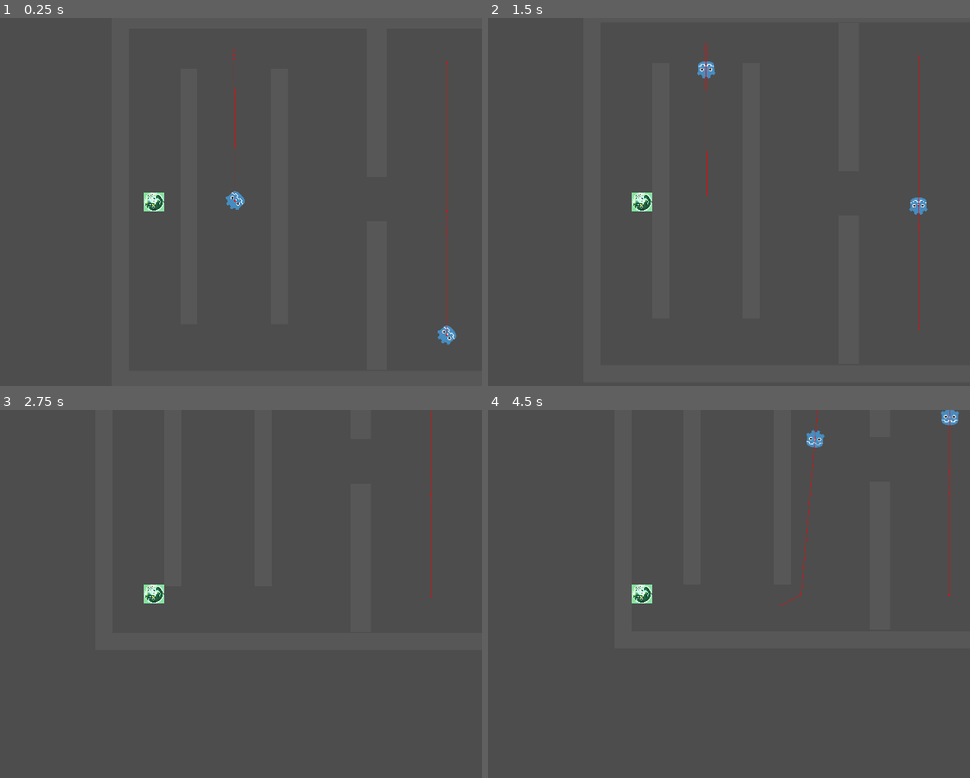
Above: before the commit, frames 1-4 (two rows, left to right).
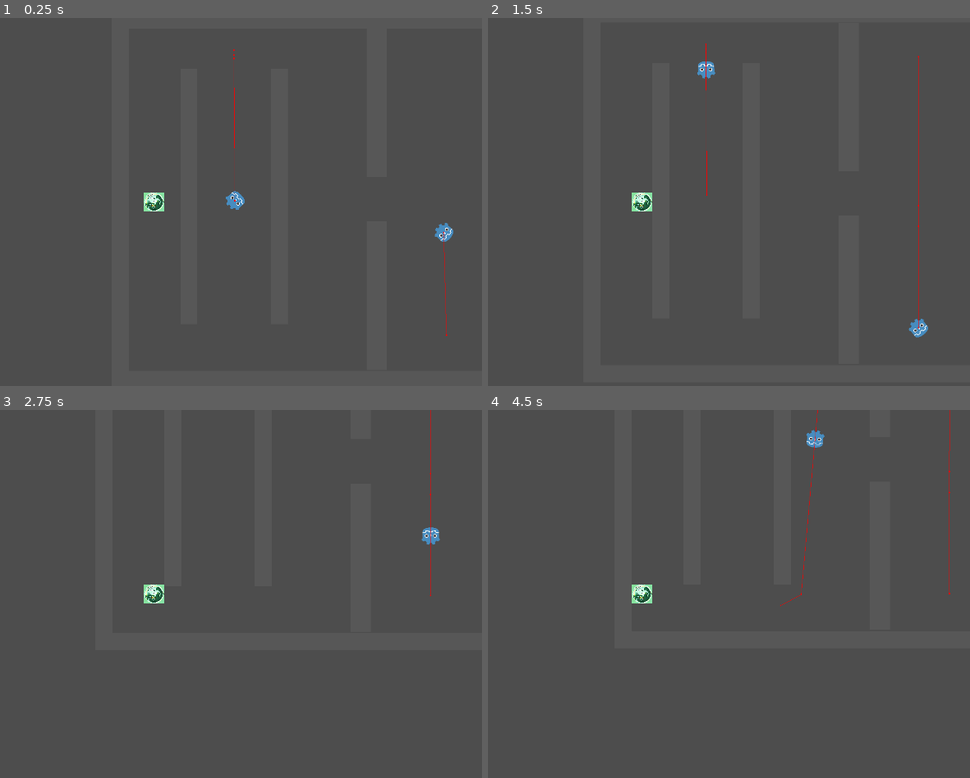
Above: after the commit, the same moments.

Repository: AmirH32/Bot-Or-Not
Game: Godot game, scene res://scenes/levels/level_2.tscn
Two runs of this game, one before a commit and one after it. Both use one fixed random seed, a clock stepped at 60 frames per second and the inputs below. This scene is started directly instead of the project's main scene.
Inputs:
- Up to frame 1 (0.25 s): no input
- Up to frame 2 (1.5 s): hold Right (ui_right) 0.53-1.28 s; hold Down (ui_down) from 1.28 s (still down)
- Up to frame 3 (2.75 s): release Down (ui_down) at 2.03 s; hold Right (ui_right) from 2.03 s (still down)
- Up to frame 4 (4.5 s): release Right (ui_right) at 2.78 s; hold Up (ui_up) 2.78-3.53 s; hold Left (ui_left) from 3.53 s (still down)

The runs differ from the first frame. In frame 1, 0.4% of the frame differs, in the area x 90-95%, y 11-89%; in frame 2, 0.3%; in frame 3, 0.1%; in frame 4, 0.3%.

Commit message:
updated level 2

Diff:
--- a/scenes/levels/level_2.tscn
+++ b/scenes/levels/level_2.tscn
@@ -3,6 +3,13 @@
 [ext_resource type="PackedScene" uid="uid://vnwr3jimmylu" path="res://scenes/levels/level_template.tscn" id="1_01fsc"]
 [ext_resource type="PackedScene" uid="uid://bke0dgo8ox7eu" path="res://scenes/wall.tscn" id="2_s68o3"]
 [ext_resource type="PackedScene" uid="uid://bjea43707cf6s" path="res://scenes/ai_navigation.tscn" id="4_k214p"]
+
+[sub_resource type="NavigationPolygon" id="NavigationPolygon_38ce8"]
+vertices = PackedVector2Array(546, 948, 716.43, 1025, 80, 1025, 436, 948, 281, 948, 171, 948, 80, 80, 171, 138, 716.43, 80, 281, 138, 716.43, 586.344, 546, 138, 835.57, 515.656, 835.57, 80, 1865, 80, 1865, 1025, 835.57, 1025, 835.57, 586.344, 716.43, 515.656, 436, 138)
+polygons = Array[PackedInt32Array]([PackedInt32Array(0, 1, 2, 3), PackedInt32Array(4, 3, 2), PackedInt32Array(5, 4, 2), PackedInt32Array(5, 2, 6, 7), PackedInt32Array(7, 6, 8, 9), PackedInt32Array(10, 1, 0, 11), PackedInt32Array(12, 13, 14, 15), PackedInt32Array(15, 16, 17), PackedInt32Array(12, 15, 17, 18), PackedInt32Array(18, 17, 10), PackedInt32Array(18, 10, 11), PackedInt32Array(8, 18, 11), PackedInt32Array(19, 3, 4, 9), PackedInt32Array(19, 9, 8), PackedInt32Array(8, 11, 19)])
+outlines = Array[PackedVector2Array]([PackedVector2Array(24, 22, 1920, 22, 1920, 1082, 24, 1077)])
+source_geometry_mode = 1
+agent_radius = 30.0
 
 [sub_resource type="NavigationPolygon" id="NavigationPolygon_0larn"]
 vertices = PackedVector2Array(546, 948, 716.43, 1025, 80, 1025, 436, 948, 281, 948, 171, 948, 80, 80, 171, 138, 716.43, 80, 281, 138, 716.43, 586.344, 546, 138, 835.57, 515.656, 835.57, 80, 1865, 80, 1865, 1025, 835.57, 1025, 835.57, 586.344, 716.43, 515.656, 436, 138)
@@ -11,29 +18,21 @@
 source_geometry_mode = 1
 agent_radius = 30.0
 
-[sub_resource type="NavigationPolygon" id="NavigationPolygon_38ce8"]
-vertices = PackedVector2Array(546, 948, 716.43, 1025, 80, 1025, 436, 948, 281, 948, 171, 948, 80, 80, 171, 138, 716.43, 80, 281, 138, 716.43, 586.344, 546, 138, 835.57, 515.656, 835.57, 80, 1865, 80, 1865, 1025, 835.57, 1025, 835.57, 586.344, 716.43, 515.656, 436, 138)
-polygons = Array[PackedInt32Array]([PackedInt32Array(0, 1, 2, 3), PackedInt32Array(4, 3, 2), PackedInt32Array(5, 4, 2), PackedInt32Array(5, 2, 6, 7), PackedInt32Array(7, 6, 8, 9), PackedInt32Array(10, 1, 0, 11), PackedInt32Array(12, 13, 14, 15), PackedInt32Array(15, 16, 17), PackedInt32Array(12, 15, 17, 18), PackedInt32Array(18, 17, 10), PackedInt32Array(18, 10, 11), PackedInt32Array(8, 18, 11), PackedInt32Array(19, 3, 4, 9), PackedInt32Array(19, 9, 8), PackedInt32Array(8, 11, 19)])
-outlines = Array[PackedVector2Array]([PackedVector2Array(24, 22, 1920, 22, 1920, 1082, 24, 1077)])
-source_geometry_mode = 1
-agent_radius = 30.0
-
 [node name="Level1" instance=ExtResource("1_01fsc")]
 
-[node name="WinArea" parent="." index="0"]
+[node name="NavigationRegion2D" parent="." index="0"]
+navigation_polygon = SubResource("NavigationPolygon_38ce8")
+
+[node name="WinArea" parent="." index="1"]
 position = Vector2(1892, 557)
 
-[node name="Wall" parent="." index="1"]
+[node name="Wall" parent="." index="2"]
 position = Vector2(960, 25)
 scale = Vector2(1920, 50)
 
-[node name="Wall2" parent="." index="2"]
+[node name="Wall2" parent="." index="3"]
 position = Vector2(25, 540)
 scale = Vector2(50, 1080)
-
-[node name="Wall3" parent="." index="3"]
-position = Vector2(960, 1080)
-scale = Vector2(1920, 50)
 
 [node name="Wall5" parent="." index="4" instance=ExtResource("2_s68o3")]
 position = Vector2(226, 543)
@@ -61,19 +60,28 @@
 enabled = false
 
 [node name="AI2" parent="." index="10" instance=ExtResource("4_k214p")]
-position = Vector2(980, 950)
+position = Vector2(972, 648)
 path = Array[Vector2]([Vector2(980, 950), Vector2(980, 150)])
 
-[node name="AI3" parent="." index="11" instance=ExtResource("4_k214p")]
-position = Vector2(1200, 150)
+[node name="AI4" parent="." index="11" instance=ExtResource("4_k214p")]
+position = Vector2(1479, 921)
+path = Array[Vector2]([Vector2(1500, 950), Vector2(1500, 150)])
+
+[node name="AI3" parent="." index="12" instance=ExtResource("4_k214p")]
+position = Vector2(1264, 150)
 path = Array[Vector2]([Vector2(1200, 950), Vector2(1200, 150)])
 
-[node name="Wall4" parent="." index="12"]
+[node name="AI5" parent="." index="13" instance=ExtResource("4_k214p")]
+position = Vector2(1760, 217)
+path = Array[Vector2]([Vector2(1700, 950), Vector2(1700, 150)])
+
+[node name="Wall3" parent="." index="14"]
+position = Vector2(960, 1080)
+scale = Vector2(1920, 50)
+
+[node name="Wall4" parent="." index="15"]
 position = Vector2(1920, 540)
 scale = Vector2(50, 1080)
 
-[node name="NavigationRegion2D" parent="." index="13"]
-navigation_polygon = SubResource("NavigationPolygon_38ce8")
-
-[node name="Player" parent="." index="14"]
+[node name="Player" parent="." index="16"]
 position = Vector2(124, 559)
